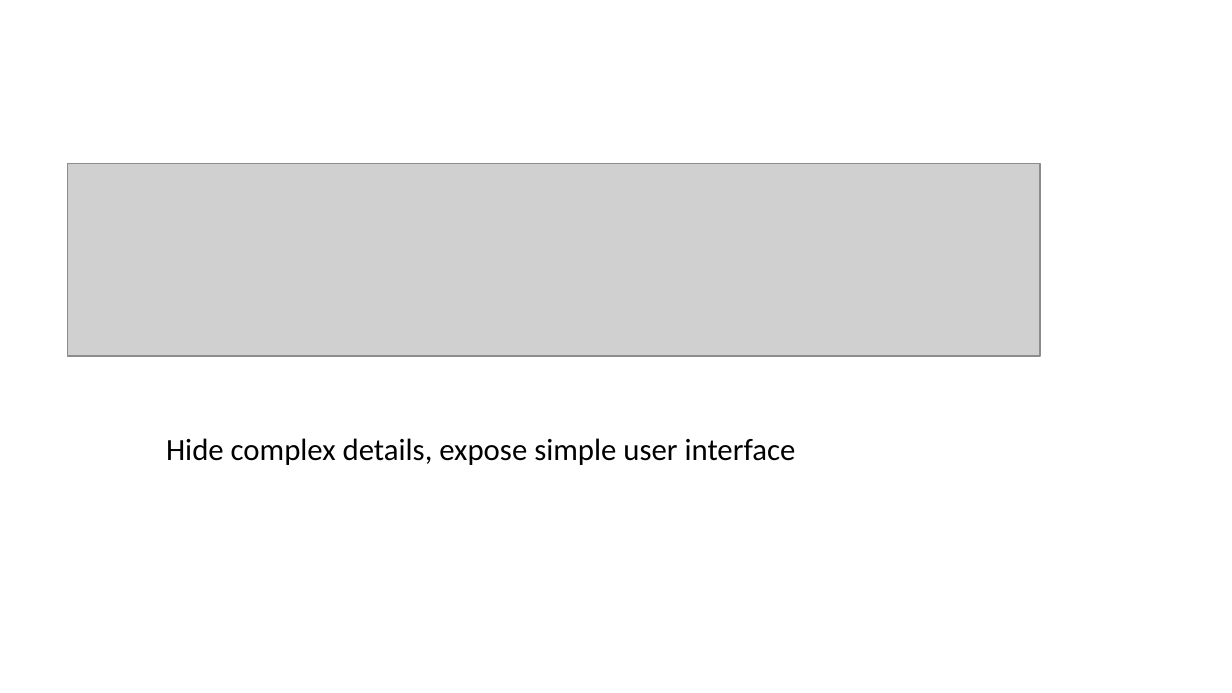
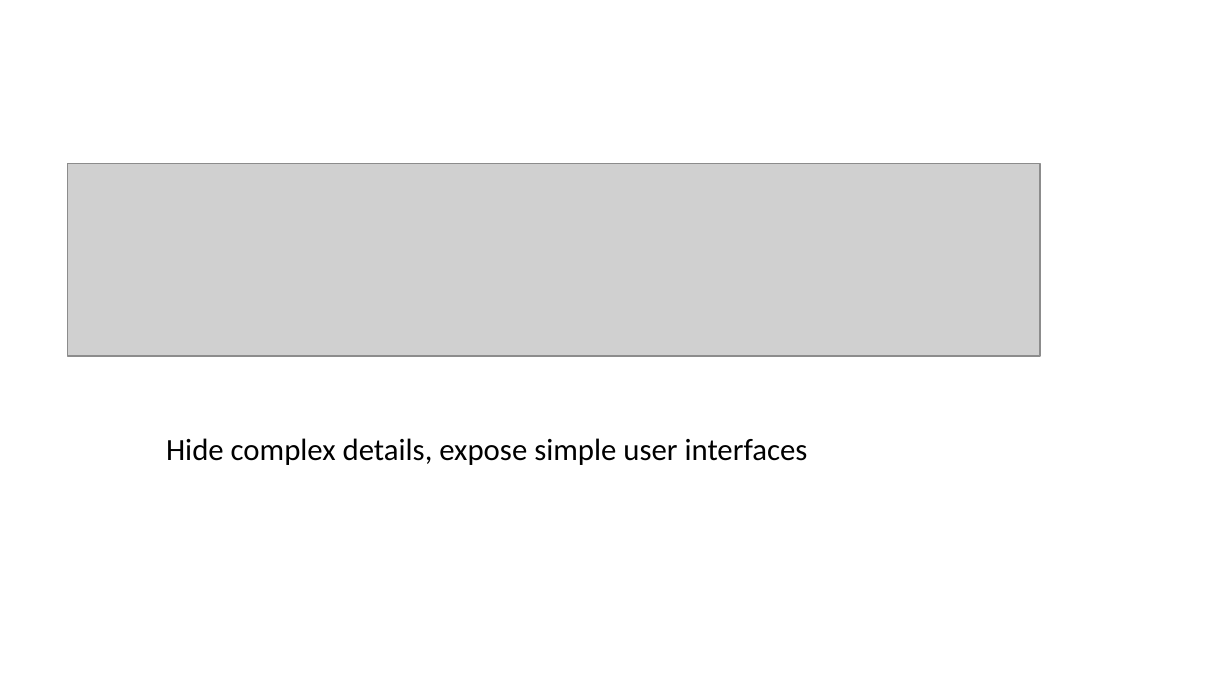
Before and after one commit to qicosmos/cppcon2018, a slide deck: slide 37 of cppcon2018.pptx. Drawn at 1232x693 pixels with LibreOffice and Linux fonts; fonts in the diff are those of the drawing; grey boxes stand for pictures. Boxes give left, top, right and bottom in pixels: in the first picture for what was removed or moved away, otherwise in the second. Text is boxed around its words. In the diff, an @@ line names an element or a change of style, - is before the commit and + after.

```diff
--- a/cppcon2018.pptx
+++ b/cppcon2018.pptx
@@ text at (166,438,808,465): text changed @@
-Hide complex details, expose simple user interface
+Hide complex details, expose simple user interfaces
```
Also in this commit, not shown: 9 other slides changed, 3 slides added, 3 slides removed.
